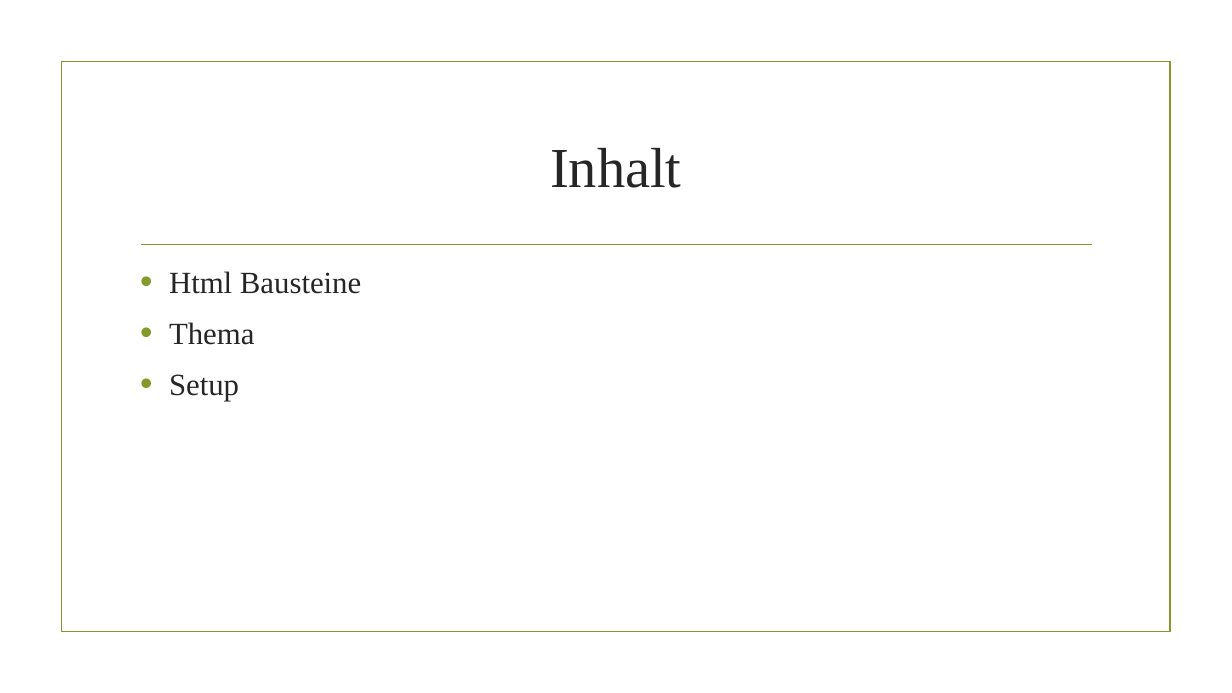
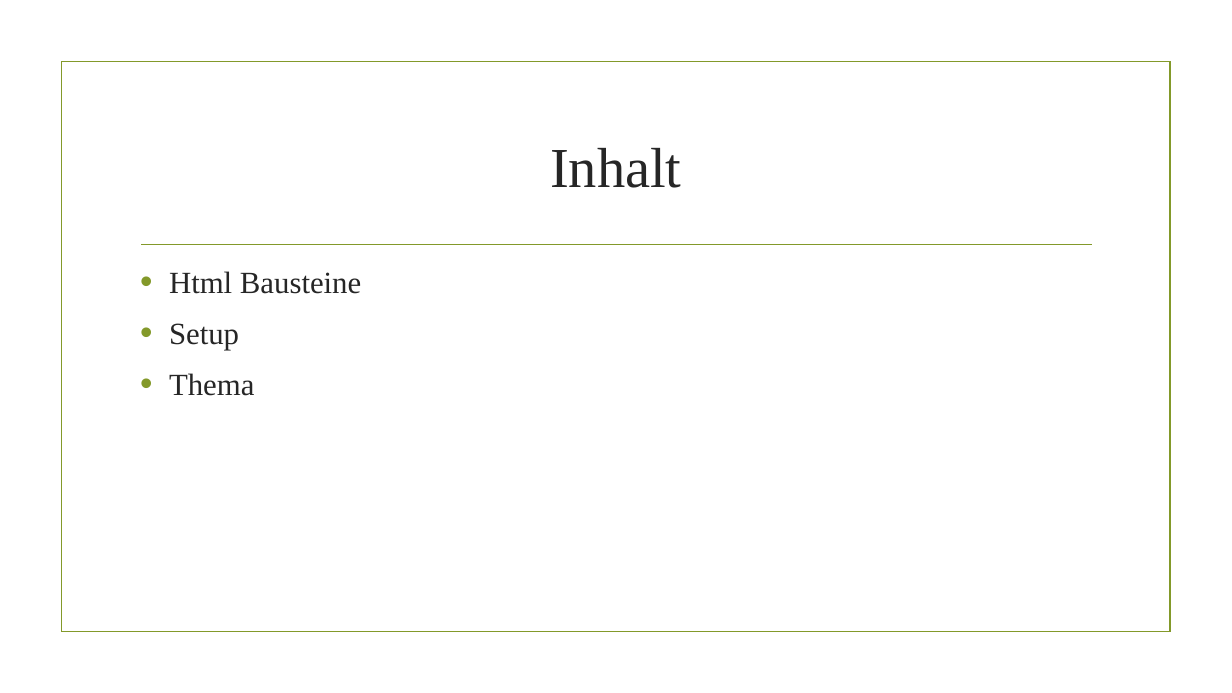
Before and after one commit to muhlhausfloriangmailcom/Div, a slide deck: slide 2 of html/Webseite/Html Präsentation.pptx. Drawn at 1232x693 pixels with LibreOffice and Linux fonts; fonts in the diff are those of the drawing; background and template pictures are left out. Boxes give left, top, right and bottom in pixels: in the first picture for what was removed or moved away, otherwise in the second. Text is boxed around its words. In the diff, an @@ line names an element or a change of style, - is before the commit and + after.

```diff
--- a/html/Webseite/Html Präsentation.pptx
+++ b/html/Webseite/Html Präsentation.pptx
@@ text at box(169, 323, 239, 350): paragraph added @@
+• Setup
@@ text at box(169, 374, 239, 401): paragraph removed @@
-• Setup
```
Also in this commit, not shown: 2 other slides changed, 11 other files.
